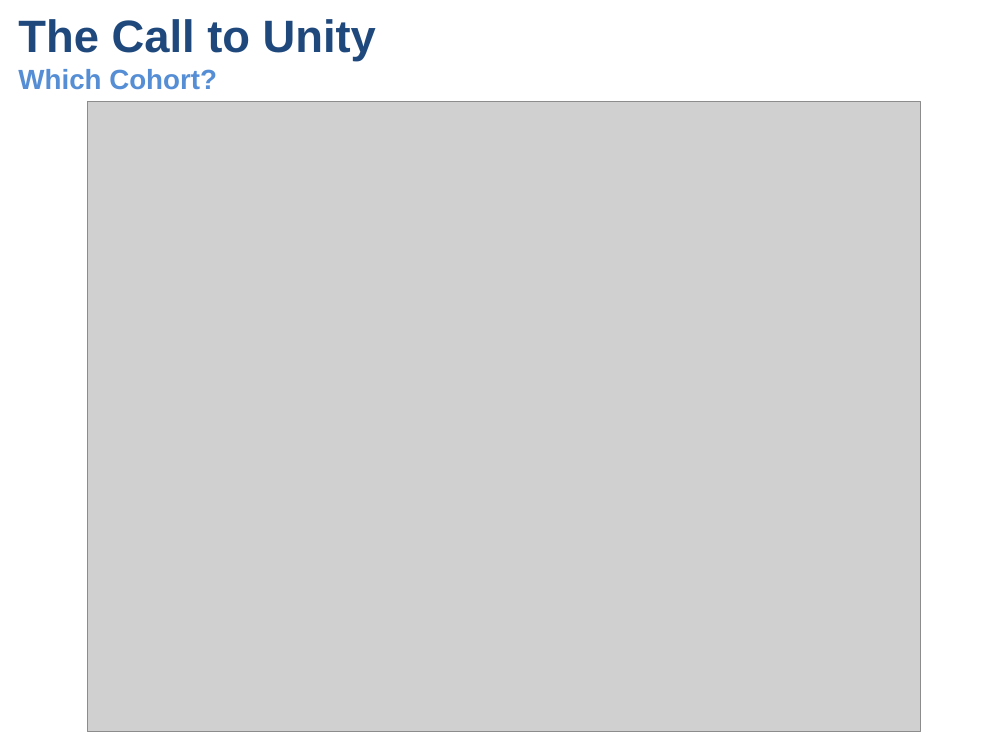
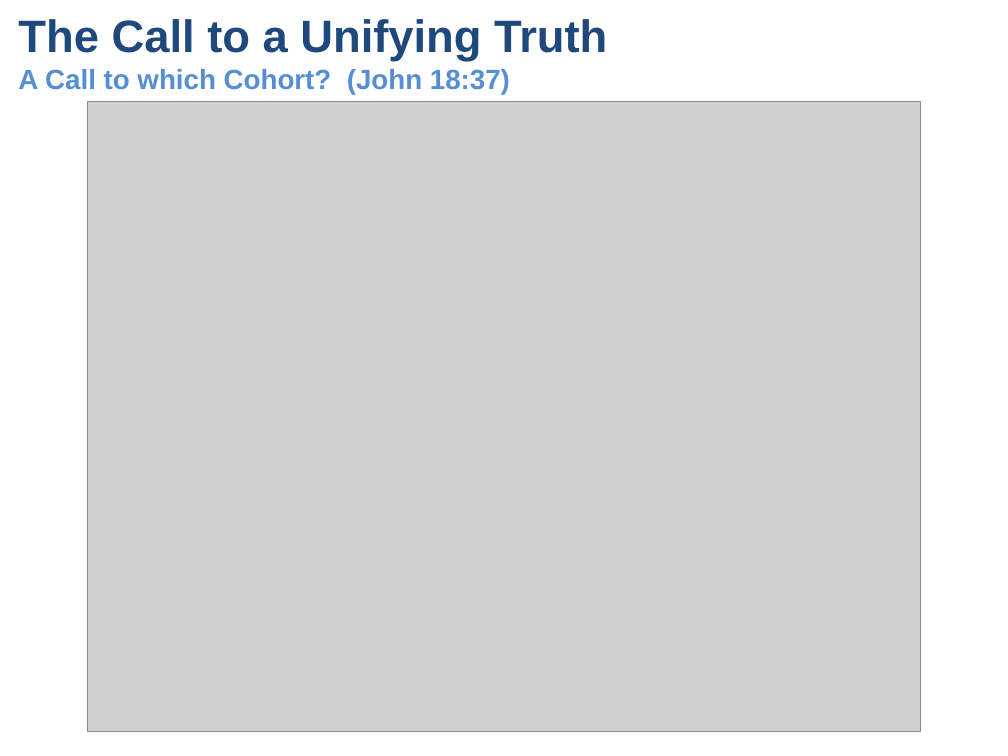
Before and after one commit to UsefulEngines/EvangelismPublic, a slide deck: slide 2 of 2025-Q3/Unity1/2025-07-06-Unity.pptx (slide 3 before the commit). Drawn at 1008x756 pixels with LibreOffice and Linux fonts; fonts in the diff are those of the drawing; grey boxes stand for pictures. Boxes give left, top, right and bottom in pixels: in the first picture for what was removed or moved away, otherwise in the second. Text is boxed around its words. In the diff, an @@ line names an element or a change of style, - is before the commit and + after.

Commit message:
Update
Update

```diff
--- a/2025-Q3/Unity1/2025-07-06-Unity.pptx
+++ b/2025-Q3/Unity1/2025-07-06-Unity.pptx
@@ title at [18, 19, 607, 94]: text changed; size 32.4 to 19.8 pt; text colour #1F497D to #558ED5 @@
-The Call to Unity
-Which Cohort?
+The Call to a Unifying Truth
+A Call to which Cohort? (John 18:37)
```
Also in this commit, not shown: 1 other slide changed, 5 slides added, 10 slides removed.
